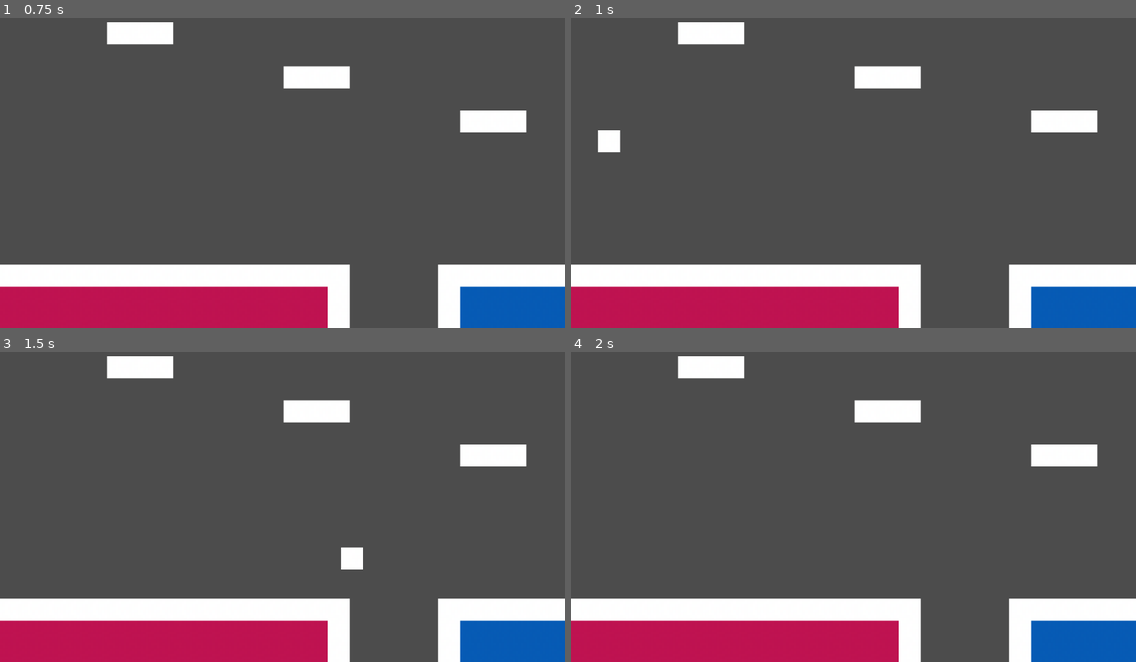
Above: before the commit, frames 1-4 (two rows, left to right).
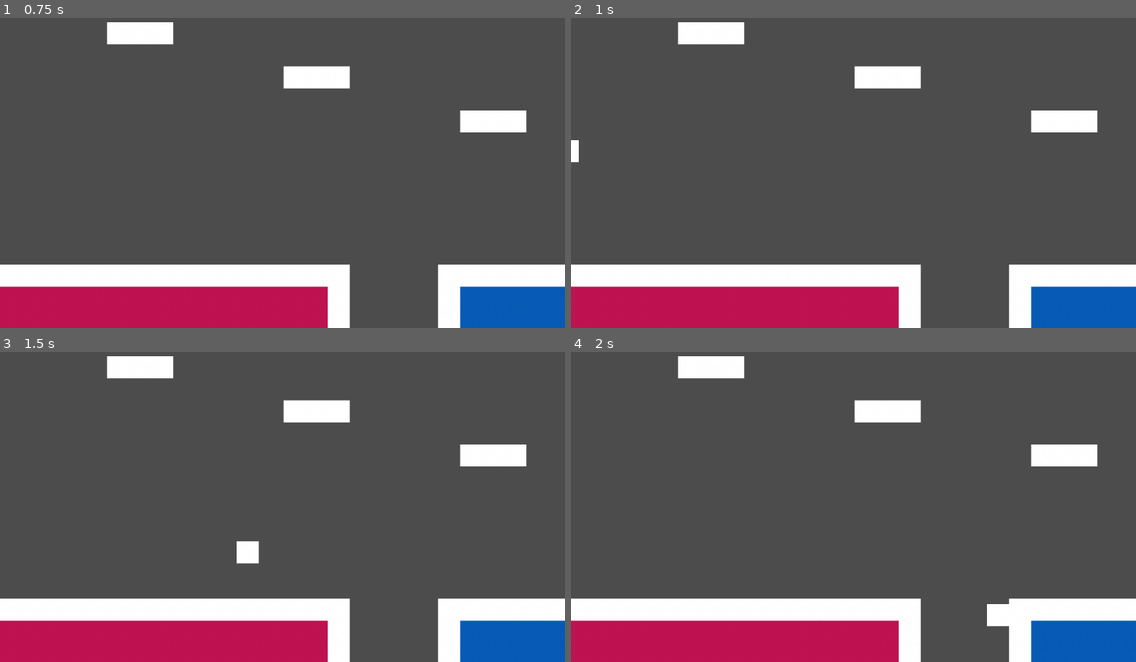
Above: after the commit, the same moments.

Repository: troingle/godot-platformer
Game: Godot game, scene res://World.tscn
The game is run twice, just before and just after one commit, with the same random seed, the same clock (stepped at 60 frames per second) and the same inputs.
Inputs:
- Up to frame 1 (0.75 s): tap Enter at 0.5 s; hold D (move_right) from 0.53 s (still down); hold Z (jump) from 0.53 s (still down)
- Up to frame 2 (1 s): keep holding D (move_right); keep holding Z (jump)
- Up to frame 3 (1.5 s): keep holding D (move_right); release Z (jump) at 1.28 s; tap X (dash) at 1.35 s
- Up to frame 4 (2 s): keep holding D (move_right); tap Z (jump) at 1.52, 1.55, 1.82 s

Frame 1 is identical in both runs. In frame 2, 0.4% of the frame differs, in the area x 0-9%, y 36-47%; in frame 3, 0.6%, in the area x 41-65%, y 61-71%; in frame 4, 0.3%.

Commit message:
Improved controls

Diff:
--- a/Scripts/Player.gd
+++ b/Scripts/Player.gd
@@ -1,8 +1,8 @@
 extends KinematicBody2D
 
-const MOVE_SPEED = 500
+const MOVE_SPEED = 400
 const DASH_SPEED = 11
-const JUMP_FORCE = 600  # Adjusted jump force for snappy jumps
+const JUMP_FORCE = 500  # Adjusted jump force for snappy jumps
 const GRAVITY = 50
 const MAX_FALL_SPEED = 1000
 const COYOTE_TIME = 0.2
